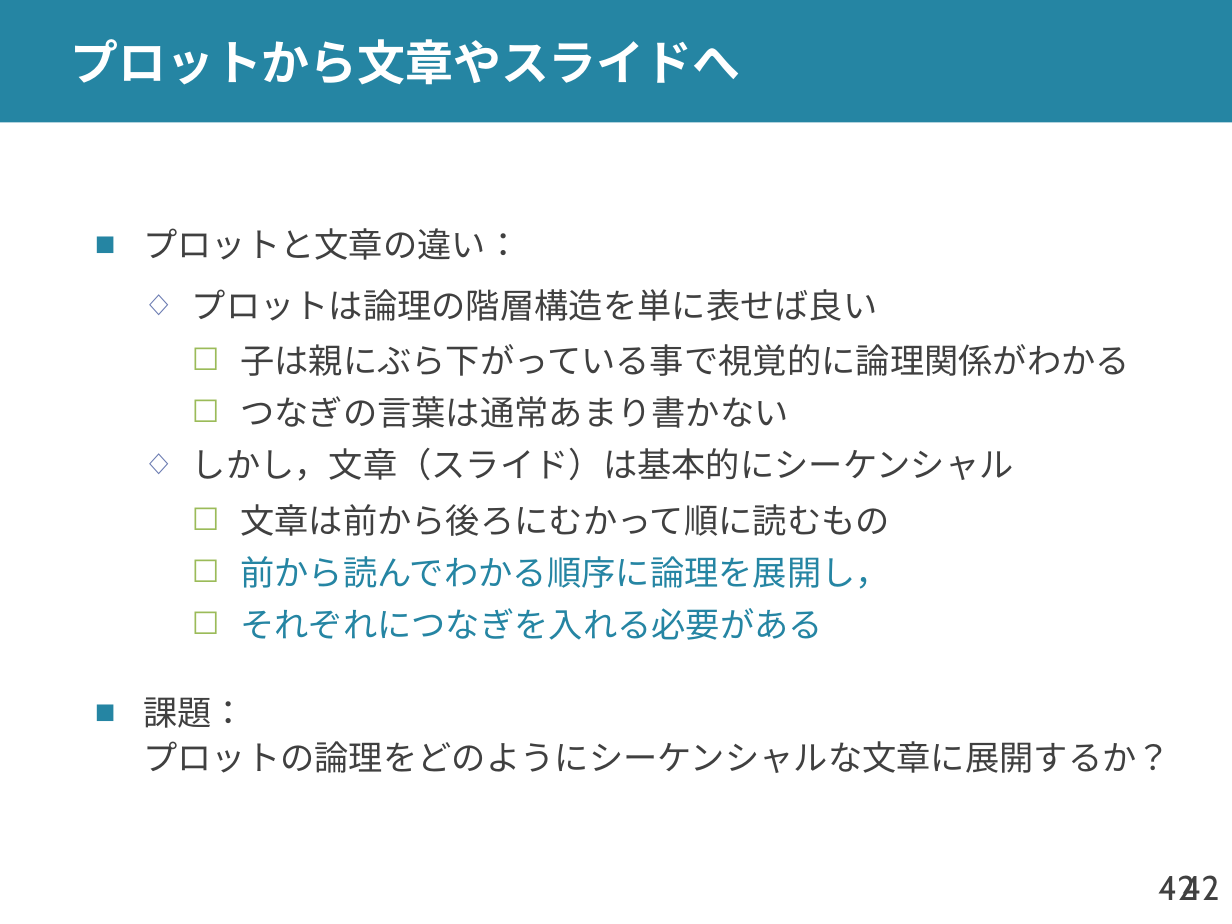
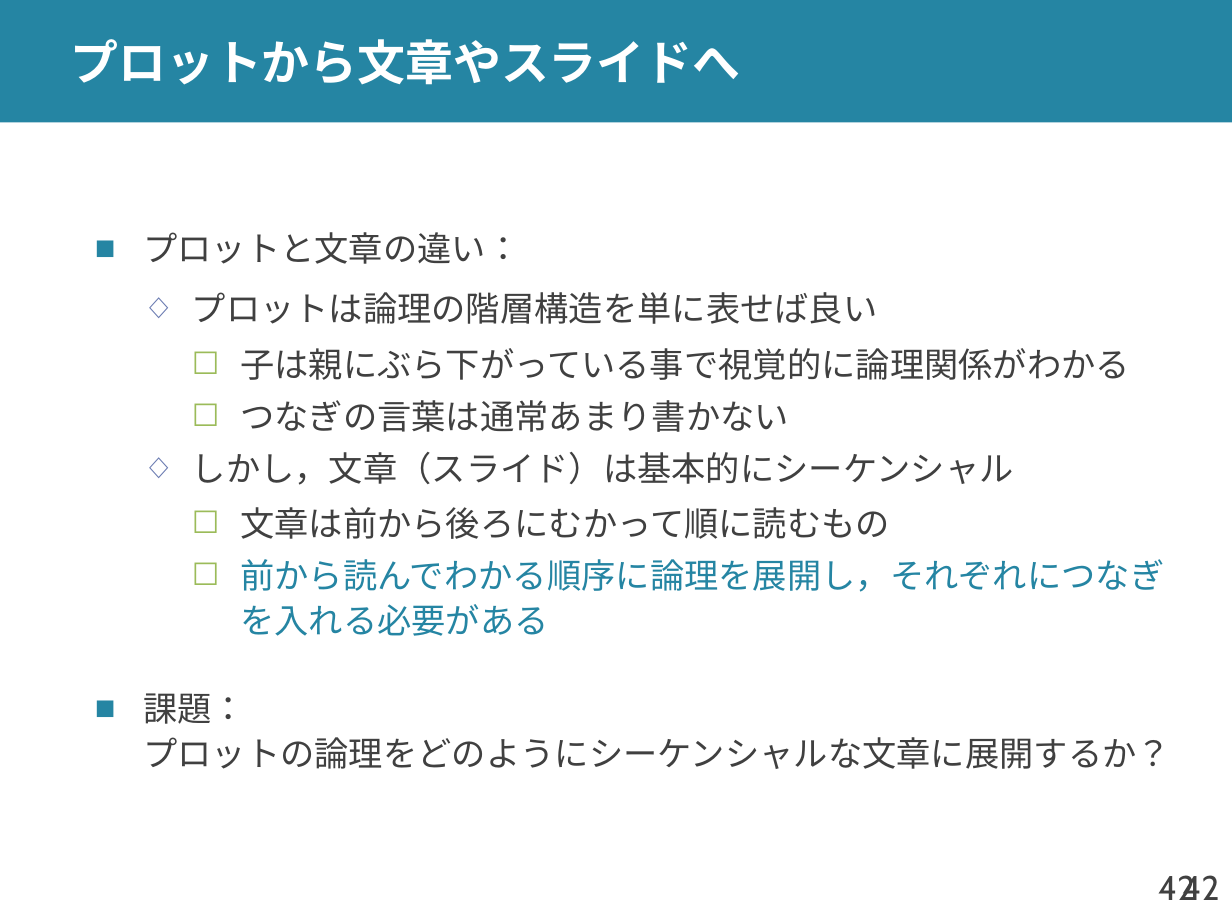
Before and after one commit to shioya-lab/how-to, a slide deck: slide 42 of plot.pptx. Drawn at 1232x924 pixels with LibreOffice and Linux fonts; fonts in the diff are those of the drawing. Boxes give left, top, right and bottom in pixels: in the first picture for what was removed or moved away, otherwise in the second. Text is boxed around its words. In the diff, an @@ line names an element or a change of style, - is before the commit and + after.

```diff
--- a/plot.pptx
+++ b/plot.pptx
@@ text at (240,559,1164,636): text changed @@
-    ☐ 前から読んでわかる順序に論理を展開し，
-    ☐ それぞれにつなぎを入れる必要がある
+    ☐ 前から読んでわかる順序に論理を展開し，それぞれにつなぎを入れる必要がある
```
Also in this commit, not shown: 10 other slides changed, 1 other file.
